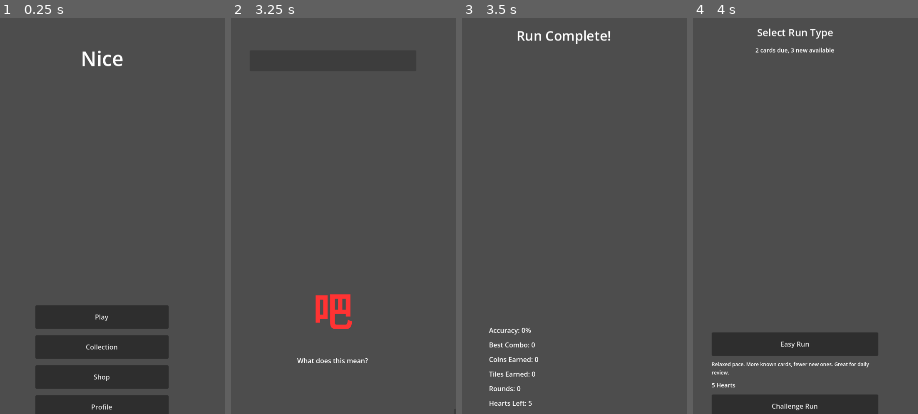
Above: before the commit, frames 1-4 (left to right).
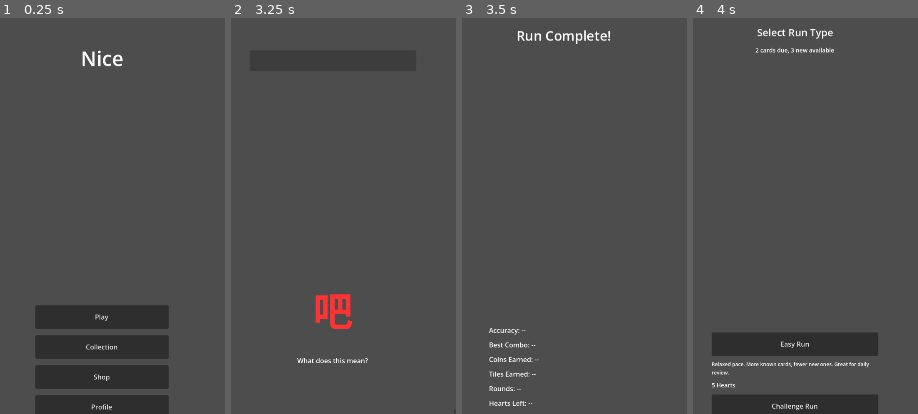
Above: after the commit, the same moments.

Repository: mikechin/Nice
Game: Godot game, scene res://scenes/screens/main_menu.tscn
Same seed, same stepped clock (60 frames per second), same inputs: the game is played once before the commit and once after it.
Inputs:
- Up to frame 1 (0.25 s): no input
- Up to frame 2 (3.25 s): click "Play" at 0.5 s; click "Easy Run" at 1.25 s; click "particle (suggestion)" at 2 s; click "white, blank" at 2.75 s
- Up to frame 3 (3.5 s): no input
- Up to frame 4 (4 s): click "Play Again" at 3.5 s
The pictures show only the part of the screen within x 27-77%, y 3-53%; the shares and areas given below are measured in that part.

Frames 1-2 are identical in both runs. In frame 3, 0.1% of the frame differs, in the area x 24-35%, y 78-98%; in frame 4, nothing differs.

Commit message:
Fix signal connection leak across scene transitions (#1)
Add _exit_tree() to all 10 scene scripts that connect to SignalBus,
disconnecting signals when the node leaves the tree. Prevents
"method on freed instance" errors when SignalBus fires after a
scene change.

Closes #1

Co-Authored-By: Claude Opus 4.6 (1M context) <noreply@anthropic.com>

Diff:
--- a/godot-project/scenes/components/coin_counter.gd
+++ b/godot-project/scenes/components/coin_counter.gd
@@ -15,6 +15,10 @@
 func _ready() -> void:
 	SignalBus.coins_changed.connect(_on_coins_changed)
 	_displayed_count = GameState.total_coins
+
+
+func _exit_tree() -> void:
+	SignalBus.coins_changed.disconnect(_on_coins_changed)
 	_target_count = _displayed_count
 	_update_label()
 
--- a/godot-project/scenes/components/combo_counter.gd
+++ b/godot-project/scenes/components/combo_counter.gd
@@ -16,6 +16,12 @@
 	SignalBus.combo_broken.connect(_on_combo_broken)
 	SignalBus.combo_milestone.connect(_on_combo_milestone)
 	_update_display()
+
+
+func _exit_tree() -> void:
+	SignalBus.combo_incremented.disconnect(_on_combo_incremented)
+	SignalBus.combo_broken.disconnect(_on_combo_broken)
+	SignalBus.combo_milestone.disconnect(_on_combo_milestone)
 
 
 func set_combo(count: int) -> void:
--- a/godot-project/scenes/components/heart_display.gd
+++ b/godot-project/scenes/components/heart_display.gd
@@ -19,6 +19,11 @@
 func _ready() -> void:
 	SignalBus.hearts_changed.connect(_on_hearts_changed)
 	SignalBus.heart_lost.connect(_on_heart_lost)
+
+
+func _exit_tree() -> void:
+	SignalBus.hearts_changed.disconnect(_on_hearts_changed)
+	SignalBus.heart_lost.disconnect(_on_heart_lost)
 
 
 func set_hearts(current: int, max_hearts: int) -> void:
--- a/godot-project/scenes/components/streak_display.gd
+++ b/godot-project/scenes/components/streak_display.gd
@@ -20,6 +20,11 @@
 	SignalBus.streak_updated.connect(_on_streak_updated)
 	SignalBus.streak_broken.connect(_on_streak_broken)
 	_current_streak = GameState.daily_streak
+
+
+func _exit_tree() -> void:
+	SignalBus.streak_updated.disconnect(_on_streak_updated)
+	SignalBus.streak_broken.disconnect(_on_streak_broken)
 	_update_display()
 
 
--- a/godot-project/scenes/screens/collection_screen.gd
+++ b/godot-project/scenes/screens/collection_screen.gd
@@ -39,6 +39,10 @@
 	_build_grid()
 
 	SignalBus.srs_state_updated.connect(_on_srs_state_updated)
+
+
+func _exit_tree() -> void:
+	SignalBus.srs_state_updated.disconnect(_on_srs_state_updated)
 
 
 func _setup_sort_options() -> void:
--- a/godot-project/scenes/screens/game_screen.gd
+++ b/godot-project/scenes/screens/game_screen.gd
@@ -42,6 +42,14 @@
 
 	_connect_answer_buttons()
 	_start_session()
+
+
+func _exit_tree() -> void:
+	SignalBus.hearts_changed.disconnect(_on_hearts_changed)
+	SignalBus.combo_incremented.disconnect(_on_combo_incremented)
+	SignalBus.combo_broken.disconnect(_on_combo_broken)
+	SignalBus.all_hearts_lost.disconnect(_on_all_hearts_lost)
+	SignalBus.card_presented.disconnect(_on_card_presented)
 
 
 func _start_session() -> void:
--- a/godot-project/scenes/screens/main_menu.gd
+++ b/godot-project/scenes/screens/main_menu.gd
@@ -22,6 +22,11 @@
 
 	SignalBus.coins_changed.connect(_on_coins_changed)
 	SignalBus.streak_updated.connect(_on_streak_updated)
+
+
+func _exit_tree() -> void:
+	SignalBus.coins_changed.disconnect(_on_coins_changed)
+	SignalBus.streak_updated.disconnect(_on_streak_updated)
 
 
 func _connect_buttons() -> void:
--- a/godot-project/scenes/screens/profile_screen.gd
+++ b/godot-project/scenes/screens/profile_screen.gd
@@ -24,6 +24,11 @@
 
 	SignalBus.character_mastered.connect(_on_character_mastered)
 	SignalBus.streak_updated.connect(_on_streak_updated)
+
+
+func _exit_tree() -> void:
+	SignalBus.character_mastered.disconnect(_on_character_mastered)
+	SignalBus.streak_updated.disconnect(_on_streak_updated)
 
 
 func _update_stats() -> void:
--- a/godot-project/scenes/screens/results_screen.gd
+++ b/godot-project/scenes/screens/results_screen.gd
@@ -26,6 +26,10 @@
 	SignalBus.run_ended.connect(_on_run_ended)
 
 	# If we already have result data from the run that just ended, use it
+
+
+func _exit_tree() -> void:
+	SignalBus.run_ended.disconnect(_on_run_ended)
 	_load_result_from_state()
 	_display_results()
 
--- a/godot-project/scenes/screens/shop_screen.gd
+++ b/godot-project/scenes/screens/shop_screen.gd
@@ -28,6 +28,11 @@
 	SignalBus.coins_changed.connect(_on_coins_changed)
 	SignalBus.item_purchased.connect(_on_item_purchased)
 	SignalBus.shop_opened.emit()
+
+
+func _exit_tree() -> void:
+	SignalBus.coins_changed.disconnect(_on_coins_changed)
+	SignalBus.item_purchased.disconnect(_on_item_purchased)
 
 	_generate_shop()
 	_update_coin_display()
